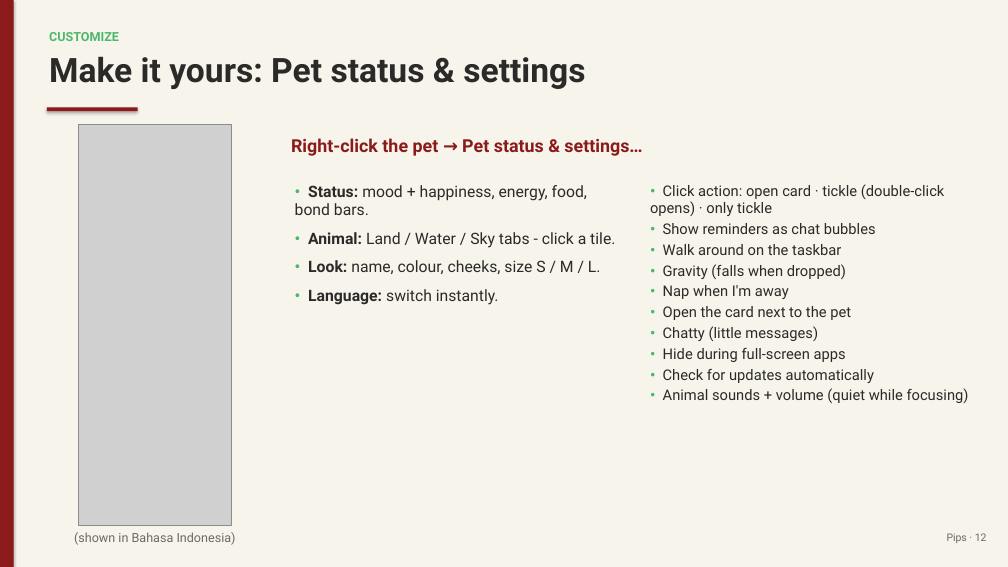
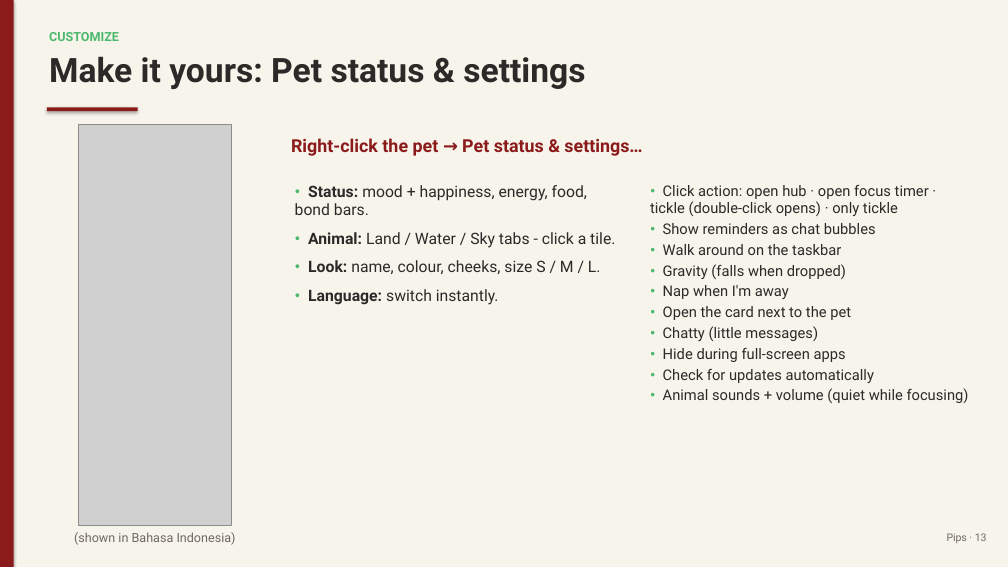
Before and after one commit to juw12/projects, a slide deck: slide 13 of apps/pips/web/download/Pips-Guide.pptx (slide 12 before the commit). Drawn at 1008x567 pixels with LibreOffice and Linux fonts; fonts in the diff are those of the drawing; grey boxes stand for pictures. Boxes give left, top, right and bottom in pixels: in the first picture for what was removed or moved away, otherwise in the second. Text is boxed around its words. In the diff, an @@ line names an element or a change of style, - is before the commit and + after.

```diff
--- a/apps/pips/web/download/Pips-Guide.pptx
+++ b/apps/pips/web/download/Pips-Guide.pptx
@@ text at bbox=[650, 185, 929, 216]: text changed @@
-• Click action: open card · tickle (double-click opens) · only tickle
+• Click action: open hub · open focus timer · tickle (double-click opens) · only tickle
```
Also in this commit, not shown: 10 other slides changed, 2 slides added, 1 slide removed, 11 other files.
